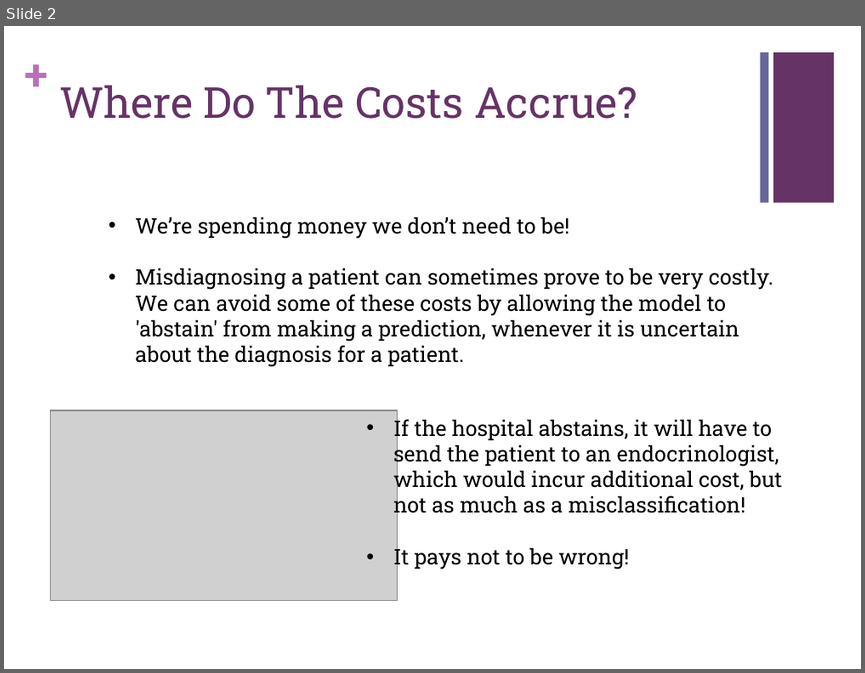
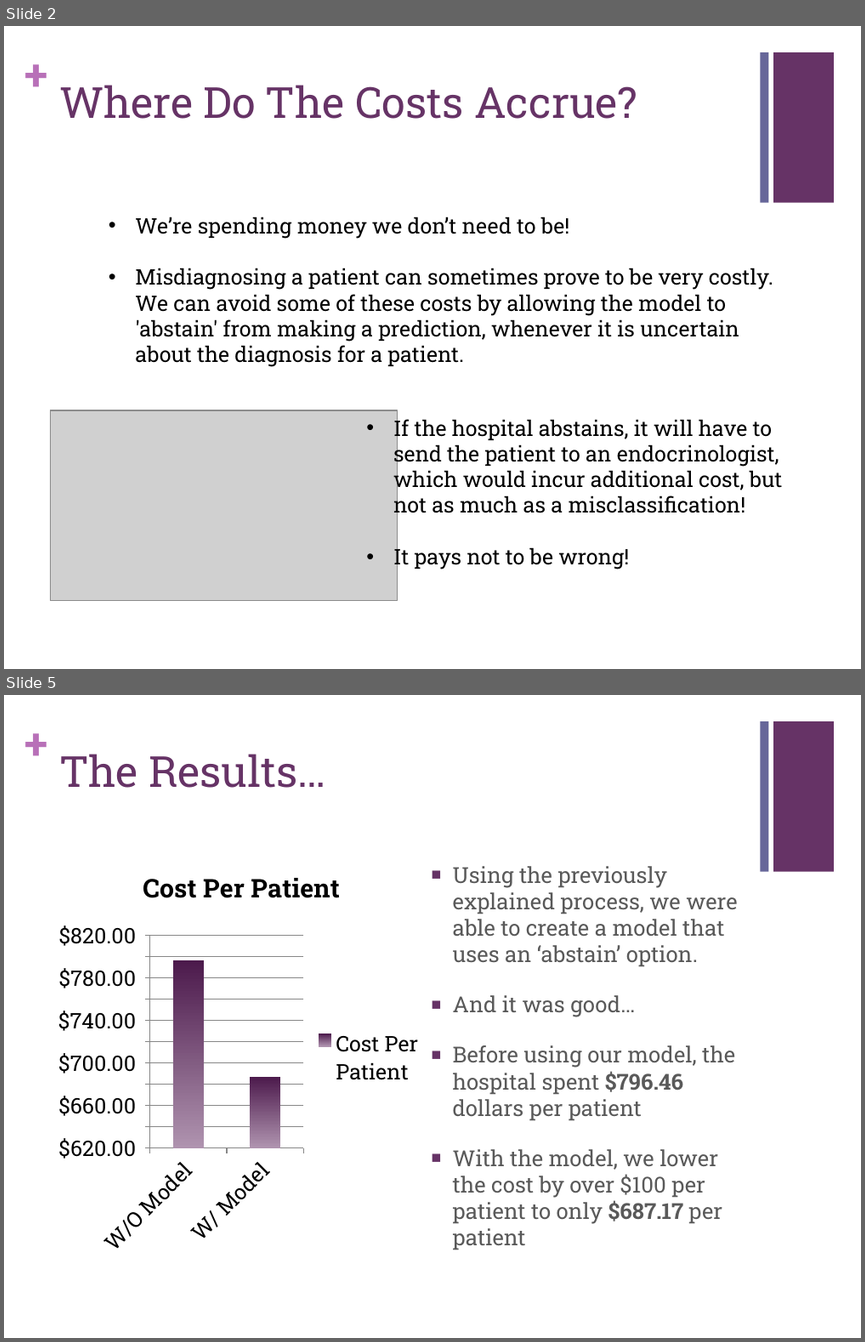
Before and after one commit to nondracek/CS109_GroupWork, a slide deck: 7/CS109 Presentation.pptx. Shown one above the other, each under a label of ours: slide 2 before the commit, slides 2 and 5 after it; the slides between them are not shown. The pictures are 865x673 and 865x1342 pixels, drawn with LibreOffice and Linux fonts; fonts in the diff are those of the drawing; grey boxes stand for pictures. Boxes give left, top, right and bottom in pixels: in the first picture for what was removed or moved away, otherwise in the second. Text is boxed around its words. In the diff, an @@ line names an element or a change of style, - is before the commit and + after.

Commit message:
Presentation Done

```diff
--- a/7/CS109 Presentation.pptx
+++ b/7/CS109 Presentation.pptx
@@ slide 5 added at (4,695,861,1338), background #FFFFFF; not listed: 3 template elements that a slide beside it also shows @@
@@ title added at (59,754,326,788), 36 pt, text #663366 @@
+The Results…
@@ column chart added at (51,851,432,1265) @@
+title "Cost Per Patient"
+categories: W/O Model, W/ Model
+Cost Per Patient: 800, 690
@@ text added at (453,892,737,1250), 18.5 pt, text #595959 @@
+■ Using the previously explained process, we were able to create a model that uses an ‘abstain’ option.
+■ And it was good…
+■ Before using our model, the hospital spent $796.46 dollars per patient
+■ With the model, we lower the cost by over $100 per patient to only $687.17 per patient
```
Also in this commit, not shown: 2 other slides added, 3 slides removed.
